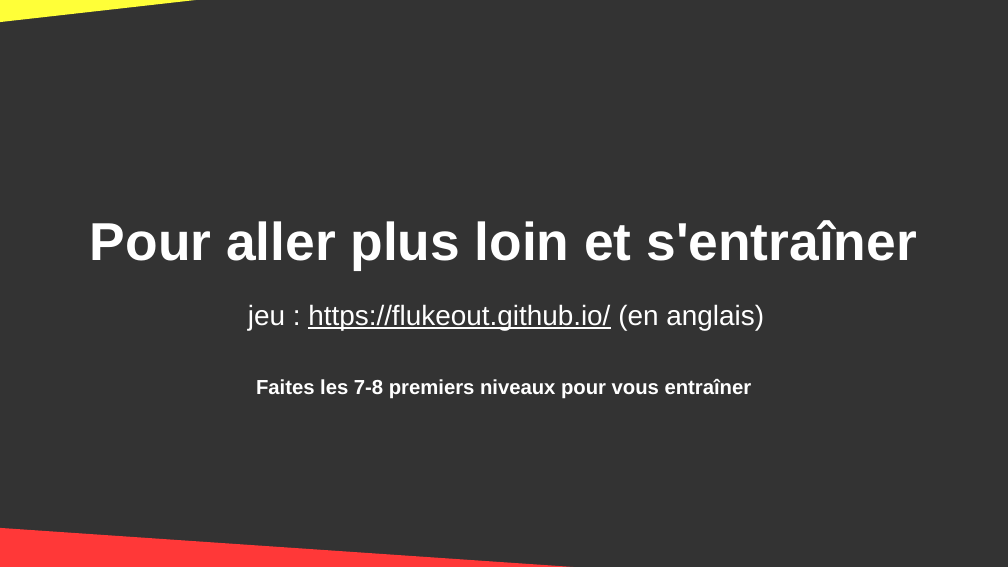
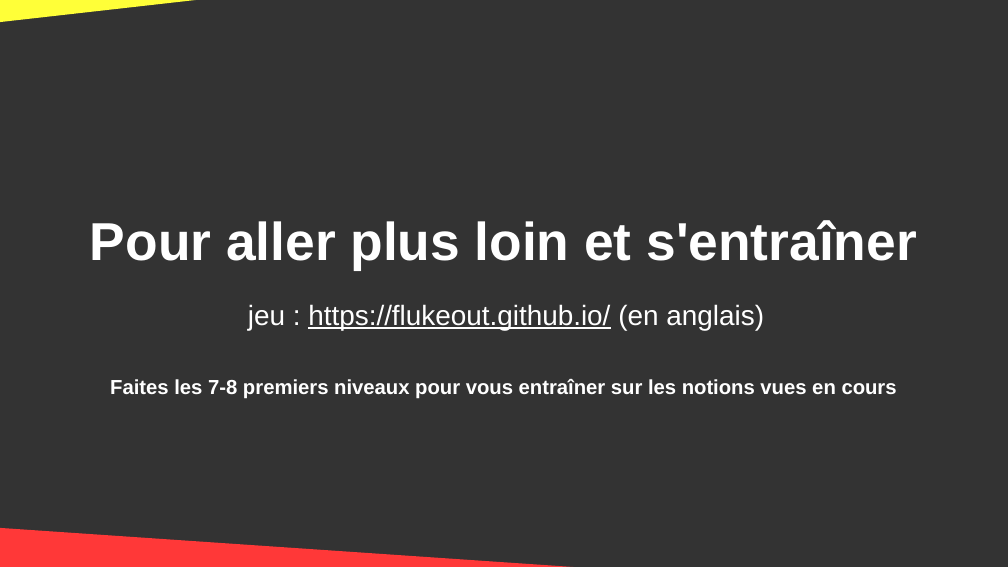
Before and after one commit to DanYellow/cours, a slide deck: slide 53 of integration-web-s1/travaux-pratiques/numero-3/presentation.odp. Drawn at 1008x567 pixels with LibreOffice and Linux fonts; fonts in the diff are those of the drawing. Boxes give left, top, right and bottom in pixels: in the first picture for what was removed or moved away, otherwise in the second. Text is boxed around its words. In the diff, an @@ line names an element or a change of style, - is before the commit and + after.

```diff
--- a/integration-web-s1/travaux-pratiques/numero-3/presentation.odp
+++ b/integration-web-s1/travaux-pratiques/numero-3/presentation.odp
@@ title at (x1=110, y1=379, x2=897, y2=399): text changed @@
-Faites les 7-8 premiers niveaux pour vous entraîner
+Faites les 7-8 premiers niveaux pour vous entraîner sur les notions vues en cours
```
Also in this commit, not shown: 9 other slides changed, 1 slide added, 1 slide removed, 1 other file.
